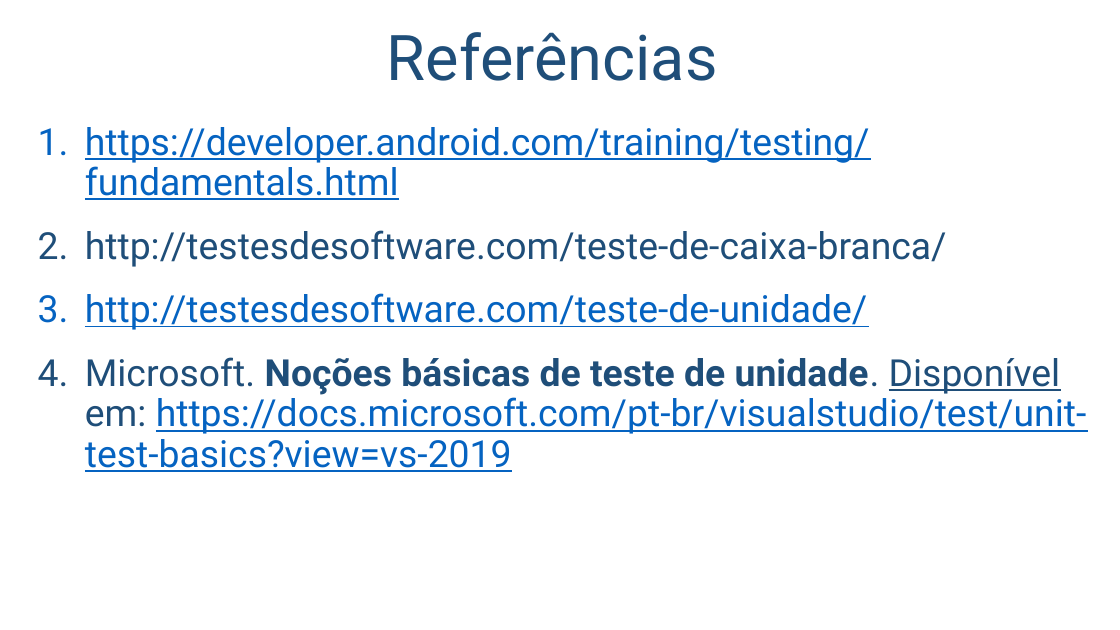
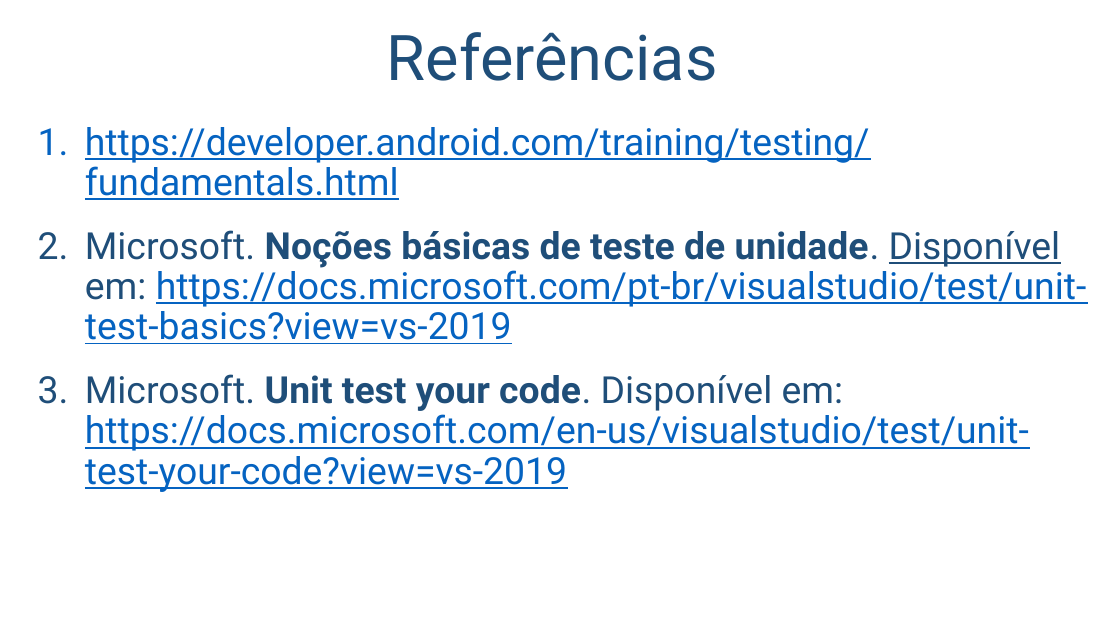
Before and after one commit to salmo-jr/public-slides, a slide deck: slide 7 of unit-tests.pptx. Drawn at 1120x630 pixels with LibreOffice and Linux fonts; fonts in the diff are those of the drawing; background and template pictures are left out. Boxes give left, top, right and bottom in pixels: in the first picture for what was removed or moved away, otherwise in the second. Text is boxed around its words. In the diff, an @@ line names an element or a change of style, - is before the commit and + after.

Commit message:
adição da referência: Microsoft. Unit test your code.

```diff
--- a/unit-tests.pptx
+++ b/unit-tests.pptx
@@ text at [85,230,947,330]: paragraphs removed @@
-2. http://testesdesoftware.com/teste-de-caixa-branca/
-3. http://testesdesoftware.com/teste-de-unidade/
@@ text at [85,374,1029,492]: paragraph added @@
+3. Microsoft. Unit test your code. Disponível em: https://docs.microsoft.com/en-us/visualstudio/test/unit-test-your-code?view=vs-2019
```
